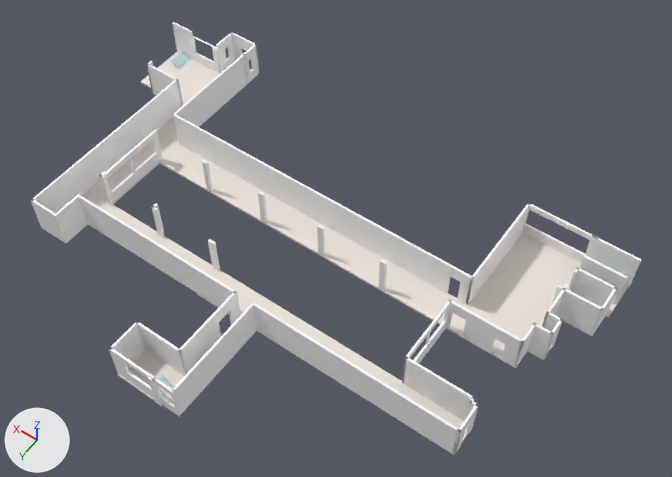
A saved change to the FBX model Assets/Scenes/MIGUEL_4th_Floor.fbx.
Rendered twice from a camera (50 mm lens) standing at (-16.7, 38.4, 61.3) and looking at (10.2, 0.7, 2.0). The axes (+X, +Y, +Z) are drawn at lower left. The lights are the same throughout. The first picture is the older version. Vertices at exactly the same position are counted once.

Objects in the first picture: 'Miguel4F_Floor', 'Miguel4F_Walls' and 1 more.
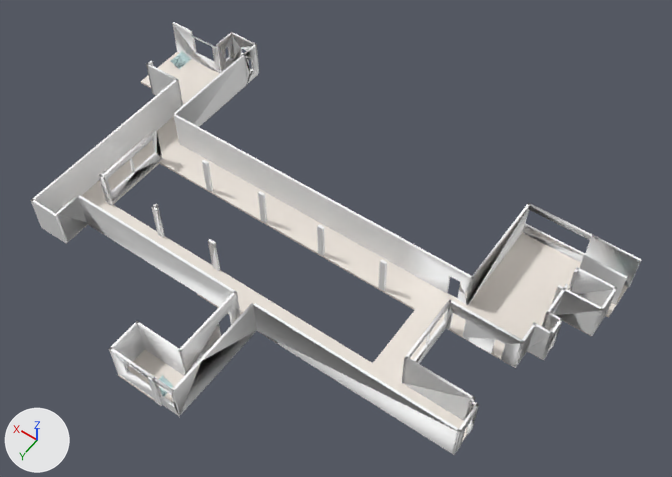
Patch to the scene script:
```diff
--- a/Assets/Scenes/MIGUEL_4th_Floor.fbx.py
+++ b/Assets/Scenes/MIGUEL_4th_Floor.fbx.py
@@ me_miguel4f_floor_mesh @@
 me_miguel4f_floor_mesh.from_pydata(...)  # 304 vertices, 297 faces; spans x -10.8..37.5, y -12.7..19.4, z -0.2..0.0
 # used by ob_miguel4f_floor; location = (0.0, 0.0, 0.0)
 # before: 285 (-0.7, 7.4, 0.0), 286 (-0.7, 7.5, 0.0) at pixel (402, 381), 287 (-0.7, 1.5, 0.0), 288 (-0.7, 7.4, -0.2), 289 (-0.7, 1.5, -0.2)
 # before: 290 (-0.7, 7.5, -0.2)
+# me_miguel4f_floor_mesh part 1
+for i in [*range(285, 291)]: me_miguel4f_floor_mesh.vertices[i].co += Vector((2.7, 0.0, 0.0))
 me_miguel4f_floor_mesh.materials.append(mat_miguel4f_floor_mat)
@@ me_miguel4f_walls_mesh @@
 me_miguel4f_walls_mesh.from_pydata(...)  # 575 vertices, 942 faces; spans x -10.9..37.5, y -12.8..19.5, z 0.0..3.6
 # used by ob_miguel4f_walls; location = (0.0, 0.0, 0.0)
+# me_miguel4f_walls_mesh part 2: all faces are now shaded smooth (942 of 942 changed)
 me_miguel4f_walls_mesh.materials.append(mat_miguel4f_wall_mat)
```

Location of each change, [x1, y1, x2, y2] in pixels of the pictures (672 x 477 px; the box of a moved part takes in the faces that stretch with it):
part 1 of me_miguel4f_floor_mesh, moved or reshaped
    both: [159, 162, 442, 382]
part 2 of me_miguel4f_walls_mesh, shading changed
    both: [34, 22, 641, 454]
